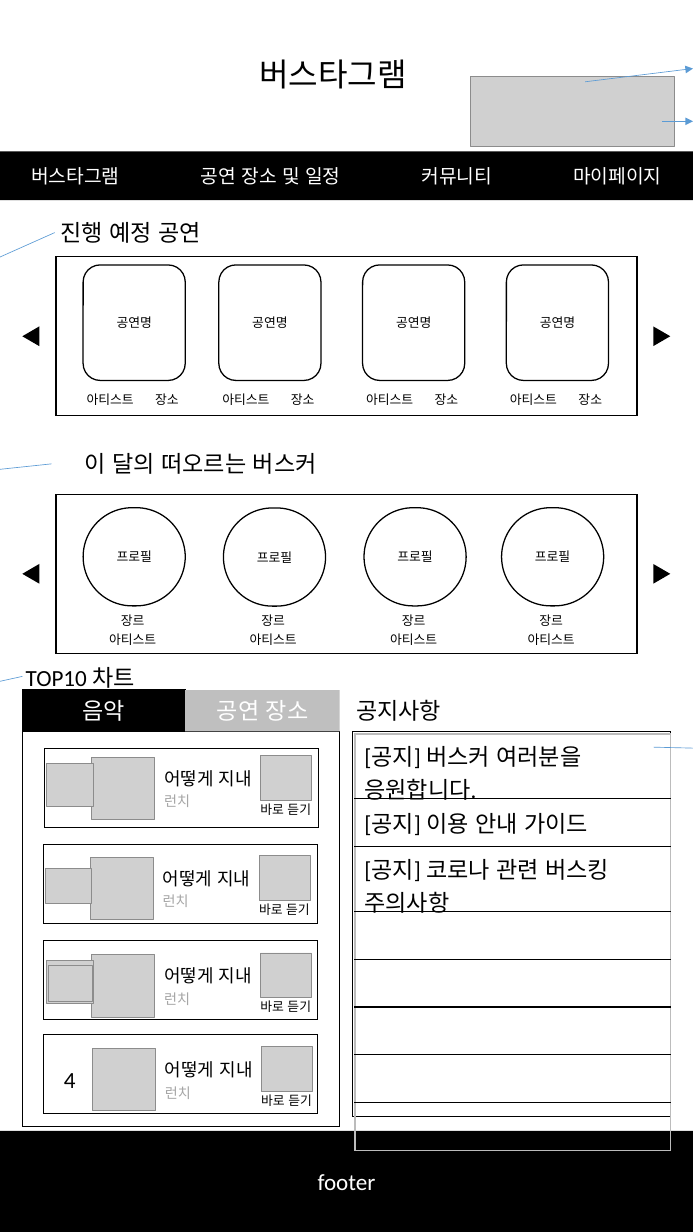
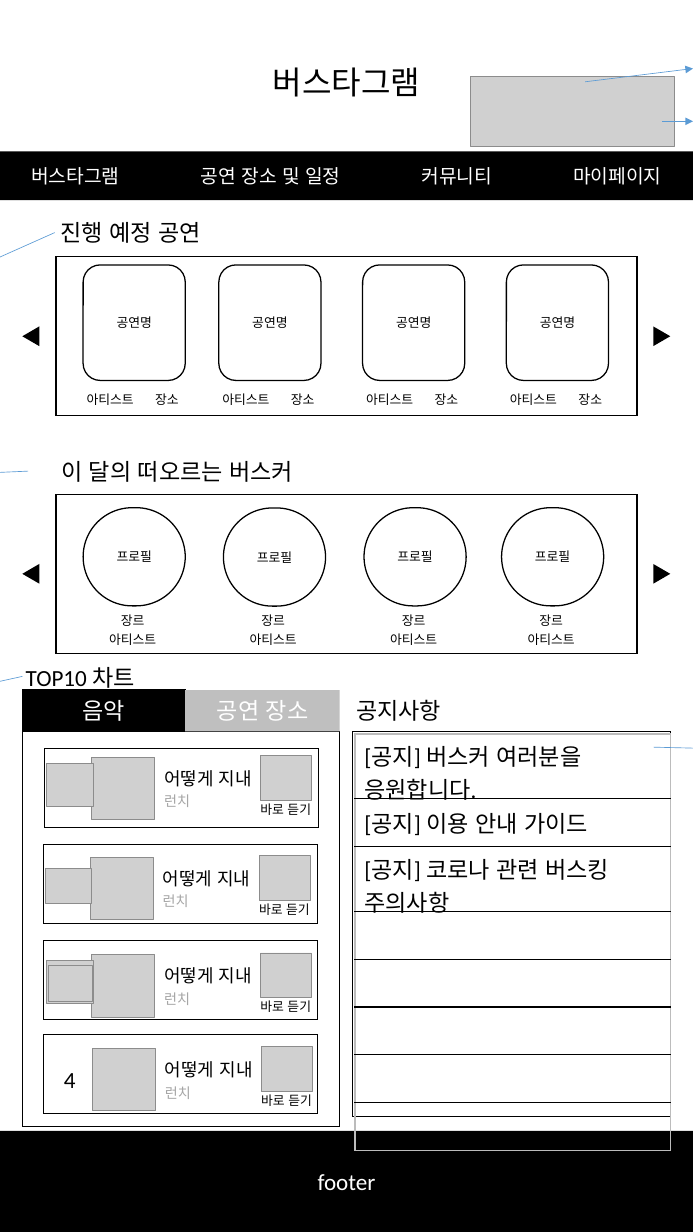
Before and after one commit to wonik-kim/Project_Bustagram, a slide deck: slide 2 of 기획서/버스타그램_화면설계서.pptx. Drawn at 693x1232 pixels with LibreOffice and Linux fonts; fonts in the diff are those of the drawing; grey boxes stand for pictures. Boxes give left, top, right and bottom in pixels: in the first picture for what was removed or moved away, otherwise in the second. Text is boxed around its words. In the diff, an @@ line names an element or a change of style, - is before the commit and + after.

```diff
--- a/기획서/버스타그램_화면설계서.pptx
+++ b/기획서/버스타그램_화면설계서.pptx
@@ text "버스타그램": place and size @@
-text "버스타그램" at box(259, 59, 406, 89)
+text "버스타그램" at box(273, 67, 420, 97)
@@ arrow moved from (52, 464) - (0, 475) to (29, 471) - (0, 475) @@
@@ text "이 달의 떠오르는 버스커": place and size @@
-text "이 달의 떠오르는 버스커" at box(85, 453, 317, 474)
+text "이 달의 떠오르는 버스커" at box(61, 461, 293, 482)
```
Also in this commit, not shown: 13 other files.
